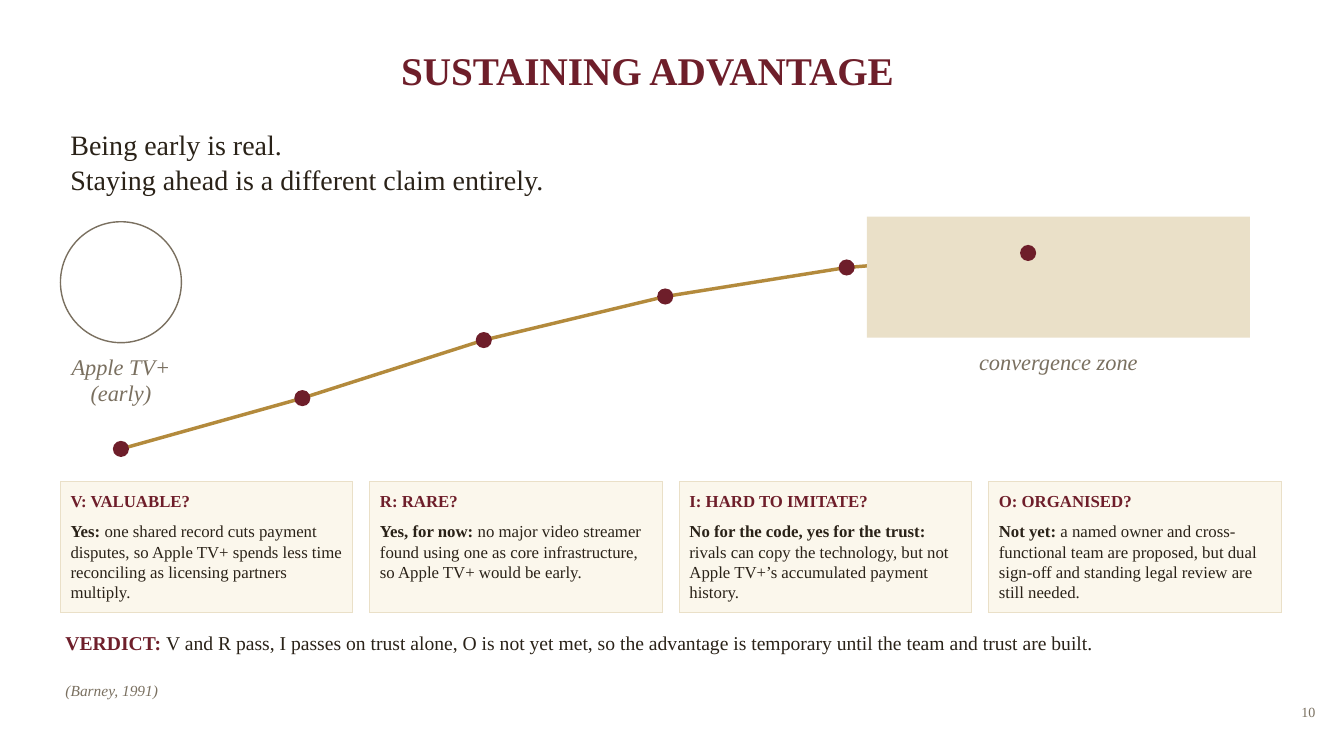
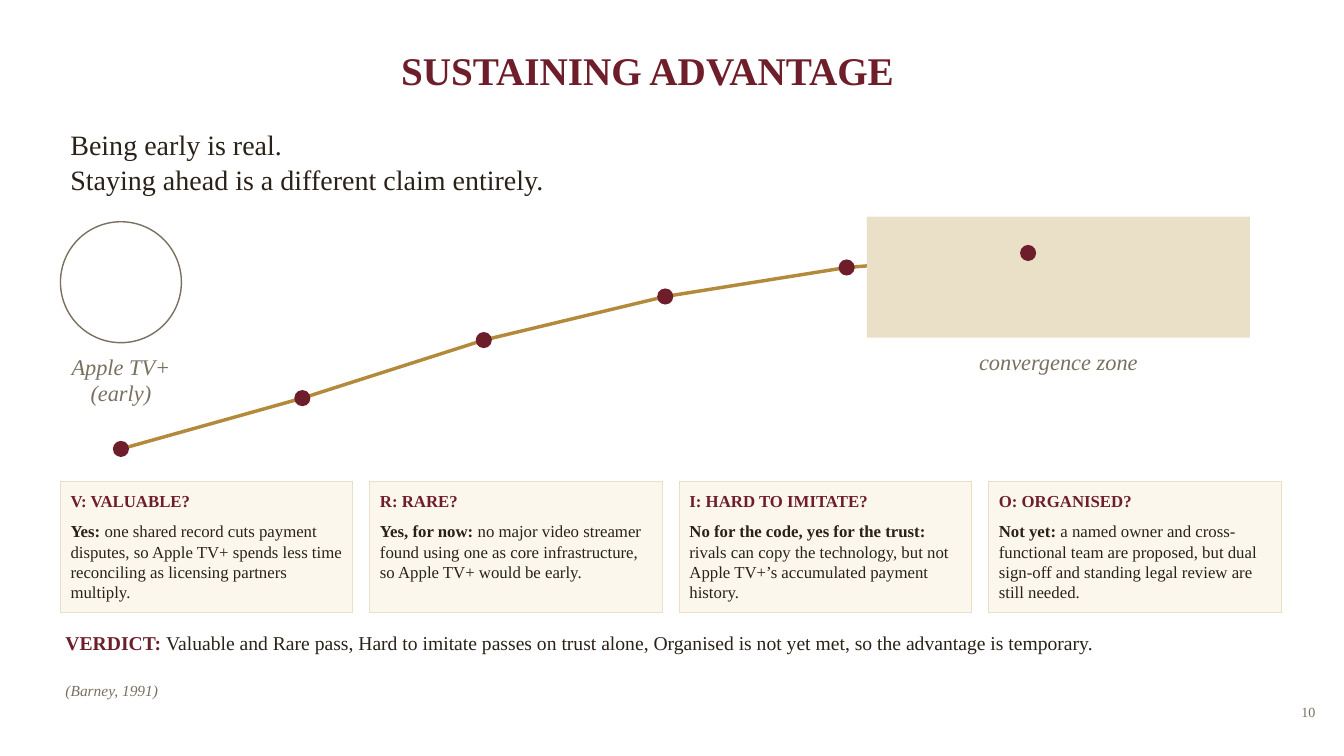
Before and after one commit to karanrg22-svg/skill, a slide deck: slide 10 of Ledger_of_Record_updated.pptx. Drawn at 1344x756 pixels with LibreOffice and Linux fonts; fonts in the diff are those of the drawing. Boxes give left, top, right and bottom in pixels: in the first picture for what was removed or moved away, otherwise in the second. Text is boxed around its words. In the diff, an @@ line names an element or a change of style, - is before the commit and + after.

```diff
--- a/Ledger_of_Record_updated.pptx
+++ b/Ledger_of_Record_updated.pptx
@@ text at [65,636,1092,655]: text changed @@
-VERDICT: V and R pass, I passes on trust alone, O is not yet met, so the advantage is temporary until the team and trust are built.
+VERDICT: Valuable and Rare pass, Hard to imitate passes on trust alone, Organised is not yet met, so the advantage is temporary.
```
Also in this commit, not shown: 2 other slides changed, 1 other file.
